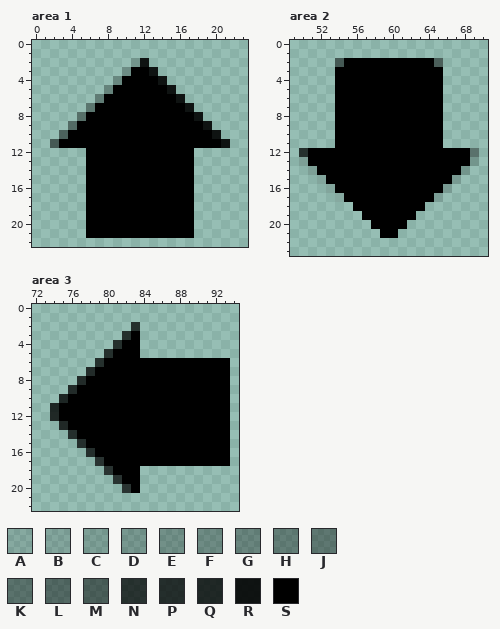
One commit to this pixel-art file: LD35/impact/media/buttons.ase. The first picture shows the starting point.
120x24 pixels, 1 frame. Pixels under 10% opacity are left out. Colours within 5 levels of each other are drawn and written as one. Shown: area 1: x 0..23, y 0..22; area 2: x 49..70, y 0..23; area 3: x 72..94, y 0..22. The commit also changed other parts of the picture, which this record leaves out.
Palette (. is transparent): A #0000001c  B #00000022  C #0000002a  D #00000035  E #0000003e  F #00000044  G #0000004d  H #00000056  J #0000005f  K #00000066  L #00000072  M #0000007f  N #000000ba  P #000000c1  Q #000000c9  R #000000e5  S #000000
The same view after the edit:
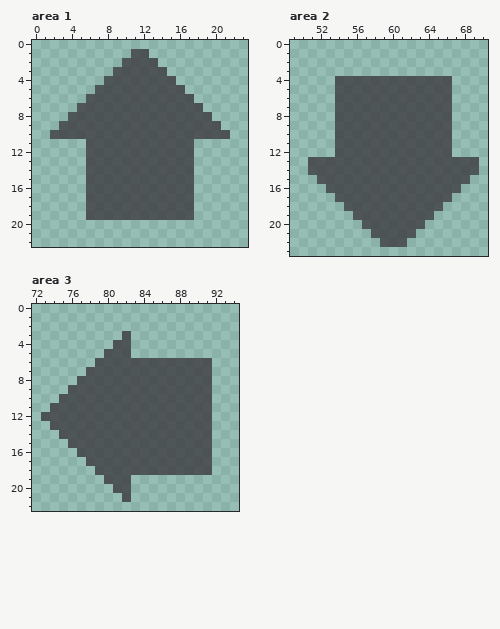
Edits made:
Colour S changes from #000000 to #3c393dc8.
Area 1:
The edit adds colour S in row 1 at x 11 to 12; in row 2 at x 10 and 13; in row 3 at x 9 and 14; in row 4 at x 8 and 15; in row 5 at x 7 and 16; in row 6 at x 6 and 17.
The edit adds colour S in row 7 at x 5 and 18; in row 8 at x 4 and 19; in row 9 at x 3 and 20; in row 10 at x 2 and 21.
Colour C gives way to colour S in row 2 at x 11.
Colour D gives way to colour S in row 3 at x 10.
Colour E gives way to colour S in row 4 at x 9.
Colour F gives way to colour S in row 5 at x 8.
Colour G gives way to colour S in row 6 at x 7.
Colour H gives way to colour S in row 7 at x 6.
Colour J gives way to colour S in row 8 at x 5.
Colour K gives way to colour S in row 9 at x 4.
Colour L gives way to colour S in row 10 at x 3.
Colour R gives way to colour S in row 2 at x 12; in row 3 at x 13; in row 4 at x 14; in row 5 at x 15; in row 6 at x 16; in row 7 at x 17.
Colour R gives way to colour S in row 8 at x 18; in row 9 at x 19; in row 10 at x 20.
The author cleared colour M in row 11 at x 2.
The author cleared colour R in row 11 at x 21.
The author cleared colour S in row 11 at x 3 to 5 and 18 to 20; in rows 20 to 21 at x 6 to 17.
Area 2:
The edit adds colour S in rows 4 to 11 at x 66; in row 14 at x 69; in row 15 at x 68; in row 16 at x 67; in row 17 at x 66; in row 18 at x 55 and 64 to 65.
The edit adds colour S in row 19 at x 56 and 63 to 64; in row 20 at x 57 and 62 to 63; in row 21 at x 58 and 61 to 62; in row 22 at x 59 to 61.
Colour A gives way to colour S in row 17 at x 54 and 65.
Colour B gives way to colour S in row 15 at x 52 and 67; in row 16 at x 53 and 66.
Colour C gives way to colour S in row 13 at x 69; in row 14 at x 51 and 68.
The author cleared colour C in row 13 at x 50.
The author cleared colour K in row 12 at x 69.
The author cleared colour M in row 2 at x 54 and 65.
The author cleared colour N in row 12 at x 50.
The author cleared colour S in row 2 at x 55 to 64; in row 3 at x 54 to 65; in row 12 at x 51 to 53 and 67 to 68.
Area 3:
The edit adds colour S in row 12 at x 73; in row 13 at x 74; in row 14 at x 75; in row 15 at x 76; in row 16 at x 77; in row 17 at x 78.
The edit adds colour S in row 18 at x 79 and 84 to 91; in row 19 at x 80; in row 20 at x 81; in row 21 at x 82.
Colour N gives way to colour S in row 3 at x 82; in row 4 at x 81; in row 5 at x 80; in row 6 at x 79; in row 17 at x 79; in row 18 at x 80.
Colour N gives way to colour S in row 19 at x 81; in row 20 at x 82.
Colour P gives way to colour S in row 7 at x 78; in row 8 at x 77; in row 9 at x 76; in row 14 at x 76; in row 15 at x 77; in row 16 at x 78.
Colour Q gives way to colour S in row 10 at x 75; in rows 11 to 12 at x 74; in row 13 at x 75.
The author cleared colour N in row 2 at x 83.
The author cleared colour S in rows 3 to 5 at x 83; in rows 6 to 17 at x 92 to 93; in rows 19 to 20 at x 83.
Changed places in both pictures, as pixel boxes (x1, y1, x2, y2):
changed: (50, 49, 230, 238)
changed: (299, 58, 479, 247)
changed: (41, 322, 230, 502)
